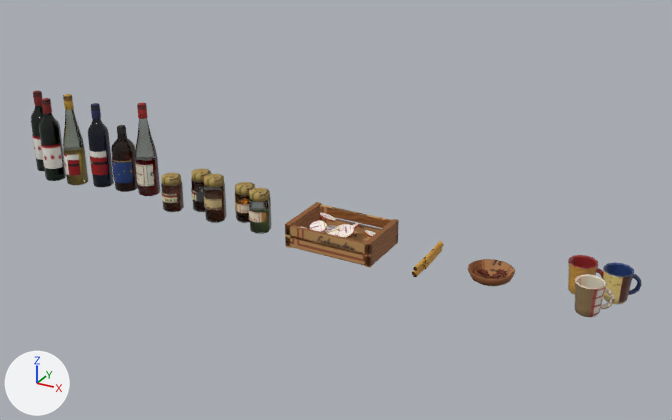
Two versions of the glTF model site/public/models/prop_gluehwein_shelf.glb, one commit apart.
One viewpoint serves both versions: a 50 mm lens placed at (1.48, -2.36, 1.3), pointed at (0.15, 0.05, 0.09). Lighting does not change. The marker at lower left points along +X, +Y and +Z. The first picture is the older version. Where no turn or scale is listed for an object, it has been applied to the vertices. Vertices at exactly the same position are counted once.

Names of what the first picture shows: 'act_bottle_12_mesh', 'act_bottle_13_mesh', 'act_bottle_14_mesh', 'act_bottle_15_mesh', 'act_bottle_16_mesh', 'act_bottle_17_mesh', 'act_mug_10_mesh', 'act_mug_11_mesh', 'act_mug_12_mesh', 'prop_gluehwein_shelf_static'.
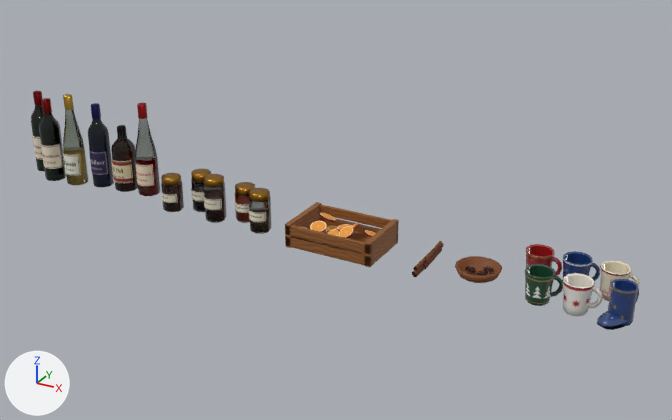
Where the newer file only moved an object's origin or applied its transform, the numbers keep the older frame.

Boxes (x1, y1, x2, y2) around the edits, measured in the pictures (672 x 420 px; the box of a moved part takes in the faces that stretch with it):
'prop_gluehwein_shelf_static', reshaped, surface changed: before (161, 168, 515, 286); after (161, 168, 502, 283)
'act_mug_12_mesh', surface changed, moved: before (575, 274, 615, 317); after (600, 260, 639, 301)
'act_mug_11_mesh', surface changed, moved: before (603, 262, 642, 304); after (563, 251, 600, 281)
'act_mug_15_mesh', added (blue): after (597, 279, 639, 330)
'act_mug_10_mesh', moved: before (568, 255, 603, 295); after (526, 244, 562, 276)
'act_mug_14_mesh', added: after (563, 273, 603, 316)
'act_mug_13_mesh', added (green): after (525, 264, 563, 306)
part 1 of me_act_bottle_15_mesh, surface changed: (89, 103, 114, 184) in both
part 2 of me_act_bottle_16_mesh, surface changed: (112, 125, 138, 187) in both
part 5 of me_prop_gluehwein_shelf_static, moved or reshaped: before (468, 259, 515, 286); after (455, 256, 502, 283)
part 6 of me_prop_gluehwein_shelf_static, moved or reshaped: before (479, 269, 489, 277); after (466, 266, 476, 273)
part 7 of me_prop_gluehwein_shelf_static, moved or reshaped: before (490, 273, 501, 279); after (477, 270, 488, 276)
part 8 of me_prop_gluehwein_shelf_static, moved or reshaped: before (497, 269, 507, 276); after (484, 266, 494, 273)
part 9 of me_prop_gluehwein_shelf_static, surface changed: before (161, 168, 515, 286); after (161, 168, 502, 283)

Patch to the scene script:
```diff
--- a/site/public/models/prop_gluehwein_shelf.glb.py
+++ b/site/public/models/prop_gluehwein_shelf.glb.py
@@ me_act_bottle_15_mesh @@
 me_act_bottle_15_mesh.from_pydata(...)  # 138 vertices, 230 faces; spans x -0.038..0.037, y -0.037..0.038, z -0.154..0.154
+# me_act_bottle_15_mesh part 1: texture (UV) coordinates of 230 of 230 faces, centred in x -0.037..0.036, y -0.037..0.037, z -0.154..0.153, changed; they spanned u 0.35..0.5, v 0.29..0.36 and now span u 0.77..0.89, v 0.29..0.36
 me_act_bottle_15_mesh.materials.append(mat_vendor_glass)
@@ me_act_bottle_16_mesh @@
 me_act_bottle_16_mesh.from_pydata(...)  # 160 vertices, 270 faces; spans x -0.045..0.044, y -0.043..0.045, z -0.119..0.119
+# me_act_bottle_16_mesh part 2: texture (UV) coordinates of 210 of 270 faces, centred in x -0.044..0.042, y -0.043..0.044, z -0.119..0.118, changed; they spanned u 0.35..0.58, v 0.29..0.36 and now span u 0.77..0.97, v 0.29..0.36
 me_act_bottle_16_mesh.materials.append(mat_vendor_glass)
@@ me_act_mug_11_mesh @@
 me_act_mug_11_mesh.from_pydata(...)  # 176 vertices, 288 faces; spans x -0.053..0.053, y -0.0425..0.0425, z -0.0484..0.0484
+# me_act_mug_11_mesh part 3: texture (UV) coordinates of 288 of 288 faces, centred in x -0.0506..0.0506, y -0.0402..0.0402, z -0.0477..0.0475, changed; they spanned u 0.07..0.36, v 0.27..0.49 and now span u 0.47..0.76, v 0.27..0.49
 me_act_mug_11_mesh.materials.append(mat_vendor_glaze)
@@ me_act_mug_12_mesh @@
 me_act_mug_12_mesh.from_pydata(...)  # 176 vertices, 288 faces; spans x -0.0552..0.0552, y -0.0425..0.0425, z -0.0484..0.0484
+# me_act_mug_12_mesh part 4: texture (UV) coordinates of 288 of 288 faces, centred in x -0.0528..0.0531, y -0.0402..0.0402, z -0.0477..0.0475, changed; they spanned u 0.07..0.49, v 0.27..0.49 and now span u 0.47..0.88, v 0.27..0.49
 me_act_mug_12_mesh.materials.append(mat_vendor_glaze)
@@ me_prop_gluehwein_shelf_static @@
-me_prop_gluehwein_shelf_static.from_pydata(...)  # 1469 vertices, 2338 faces; spans x -0.628..0.628, y -0.111..0.111, z -0.078..0.078
+me_prop_gluehwein_shelf_static.from_pydata(...)  # 1469 vertices, 2338 faces; spans x -0.628..0.588, y -0.111..0.111, z -0.077..0.077
+# me_prop_gluehwein_shelf_static part 5: the loose piece of 86 vertices spanning x 0.488..0.628, y -0.068..0.068, z -0.078..-0.04 is moved by (-0.04, 0.0, 0.0)
+# me_prop_gluehwein_shelf_static part 6: the loose piece of 32 vertices spanning x 0.525..0.557, y -0.03..0.002, z -0.058..-0.044 is moved by (-0.04, 0.0, 0.0)
+# me_prop_gluehwein_shelf_static part 7: the loose piece of 32 vertices spanning x 0.565..0.595, y -0.037..-0.007, z -0.056..-0.042 is moved by (-0.04, 0.0, 0.0)
+# me_prop_gluehwein_shelf_static part 8: the loose piece of 32 vertices spanning x 0.572..0.604, y -0.01..0.022, z -0.053..-0.041 is moved by (-0.04, 0.0, 0.0)
+# me_prop_gluehwein_shelf_static part 9: texture (UV) coordinates of 2338 of 2338 faces, centred in x -0.627..0.623, y -0.111..0.111, z -0.078..0.078, changed; they spanned u 0.0..1.0, v 0.27..0.65 and now span u 0.27..0.93, v 0.27..0.65
+# other edits to the shape of me_prop_gluehwein_shelf_static do not show in these pictures
 me_prop_gluehwein_shelf_static.materials.append(mat_vendor_glass)
@@ ob_act_mug_10_mesh @@
 ob_act_mug_10_mesh = bpy.data.objects.new('act_mug_10_mesh', me_act_mug_10_mesh)
-ob_act_mug_10_mesh.location = (0.963, 0.06, 0.048)
+ob_act_mug_10_mesh.location = (0.833, 0.07, 0.048)
@@ ob_act_mug_11_mesh @@
 ob_act_mug_11_mesh = bpy.data.objects.new('act_mug_11_mesh', me_act_mug_11_mesh)
-ob_act_mug_11_mesh.location = (1.06, 0.06, 0.048)
+ob_act_mug_11_mesh.location = (0.94, 0.075, 0.048)
@@ ob_act_mug_12_mesh @@
 ob_act_mug_12_mesh = bpy.data.objects.new('act_mug_12_mesh', me_act_mug_12_mesh)
-ob_act_mug_12_mesh.location = (1.013, -0.05, 0.048)
+ob_act_mug_12_mesh.location = (1.053, 0.07, 0.048)
@@ ob_act_mug_15_mesh @@
+ob_act_mug_15_mesh = bpy.data.objects.new('act_mug_15_mesh', me_act_mug_15_mesh)  # 251 vertices, 416 faces; spans x -0.0439..0.0439, y -0.0672..0.0672, z -0.0544..0.0544
+ob_act_mug_15_mesh.location = (1.083, -0.056, 0.054)
@@ ob_act_mug_14_mesh @@
+ob_act_mug_14_mesh = bpy.data.objects.new('act_mug_14_mesh', me_act_mug_14_mesh)  # 176 vertices, 288 faces; spans x -0.055..0.055, y -0.0425..0.0425, z -0.0484..0.0484
+ob_act_mug_14_mesh.location = (0.983, -0.06, 0.048)
@@ ob_act_mug_13_mesh @@
+ob_act_mug_13_mesh = bpy.data.objects.new('act_mug_13_mesh', me_act_mug_13_mesh)  # 176 vertices, 288 faces; spans x -0.0531..0.0531, y -0.0425..0.0425, z -0.0484..0.0484
+ob_act_mug_13_mesh.location = (0.871, -0.055, 0.048)
```
